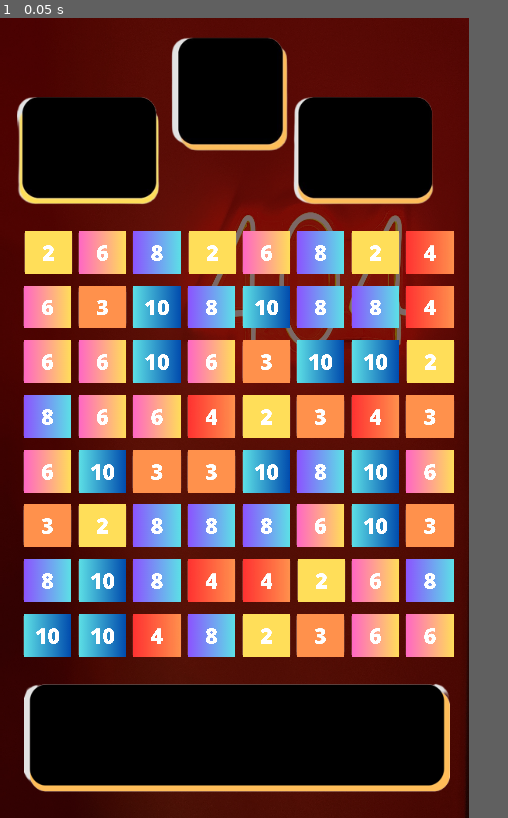
Above: before the commit, frame 1.
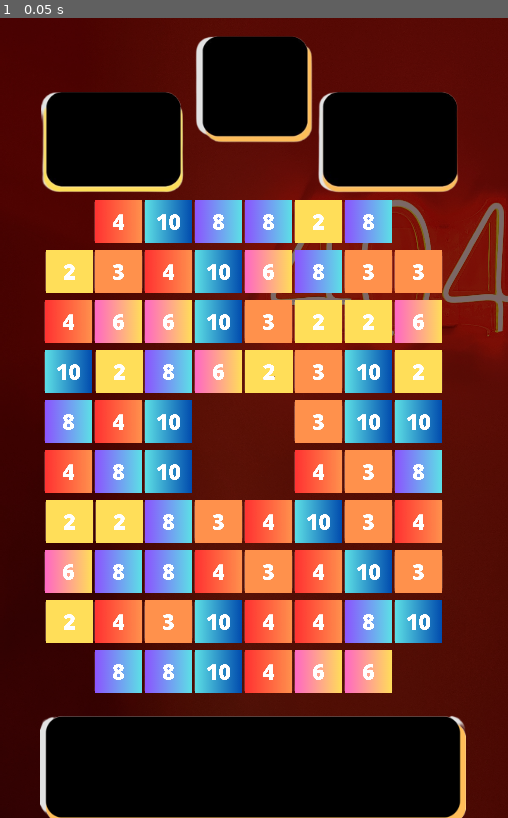
Above: after the commit, the same moment.

Repository: AARCOF/Play-To-Fail-Juego-en-Godot
Game: Godot game, scene res://Scenes/game_window.tscn
The game is run twice, just before and just after one commit, with the same random seed, the same clock (stepped at 60 frames per second) and the same inputs.
Inputs:
- Up to frame 1 (0.05 s): no input
In our replay, the window is 469x800 before the commit and 508x800 after it. These sizes can differ from the game's own. Grey fills any space a smaller window leaves; there, only what the larger window draws over its background counts as a difference.

The runs differ from the first frame. In frame 1, 58% of the frame differs, in the area x 3-100%, y 2-100%.

Commit message:
build_features

Diff:
--- a/Scenes/game_window.tscn
+++ b/Scenes/game_window.tscn
@@ -8,37 +8,37 @@
 [node name="game_window" type="Node2D"]
 
 [node name="Background" type="TextureRect" parent="."]
-margin_right = 40.0
-margin_bottom = 40.0
 
 [node name="Background" type="Sprite" parent="Background"]
 modulate = Color( 0.490196, 0.411765, 0.411765, 1 )
-position = Vector2( 242, 537 )
-scale = Vector2( 0.233704, 0.312807 )
+position = Vector2( 326.5, 519 )
+scale = Vector2( 0.273763, 0.311035 )
 texture = ExtResource( 1 )
 
-[node name="top_UI" type="TextureRect" parent="."]
-margin_left = 20.0
-margin_top = -59.0
-margin_right = 566.0
-margin_bottom = 398.0
+[node name="top_ui" type="TextureRect" parent="."]
+margin_left = 51.0
+margin_top = -55.0
+margin_right = 597.0
+margin_bottom = 373.0
 texture = ExtResource( 2 )
+expand = true
 
 [node name="bottom_UI" type="TextureRect" parent="."]
-margin_left = 30.0
-margin_top = 671.0
-margin_right = 581.0
-margin_bottom = 1128.0
+margin_left = 50.0
+margin_top = 712.0
+margin_right = 596.0
+margin_bottom = 1169.0
 texture = ExtResource( 3 )
 
 [node name="grid" type="Node2D" parent="."]
 script = ExtResource( 4 )
 width = 8
-height = 8
-x_start = 60
-y_start = 300
-offset = 70
+height = 10
+x_start = 87
+y_start = 837
+offset = 64
 y_offset = 5
+empty_spaces = PoolVector2Array( 0, 0, 7, 0, 0, 9, 7, 9, 3, 4, 4, 4, 3, 5, 4, 5 )
 
 [node name="destroy_timer" type="Timer" parent="."]
 wait_time = 0.15
--- a/Scripts/Piece.gd
+++ b/Scripts/Piece.gd
@@ -1,8 +1,10 @@
 extends Node2D
-var column: float = 0
-var row: float = 0
-var vec = Vector2(column, row)
+#var column: float = 0
+#var row: float = 0
+#var vec = Vector2(column, row)
+
 export (String) var color
+
 var move_tween
 var matched = false
 
@@ -12,12 +14,12 @@
 
 func move(target):
 	#función de la animación de piezas. Aquí también se puede añadir sonido depende al movimiento que se realice.
-	move_tween.interpolate_property(self, "position", position, target, 0.3, Tween.TRANS_BACK, Tween.EASE_OUT)
+	move_tween.interpolate_property(self, "position", position, target, .3, Tween.TRANS_BACK, Tween.EASE_OUT)
 	move_tween.start()
 
 func dim():
 	var sprite = get_node("Sprite")
-	sprite.modulate = Color(1, 1, 1, 0.5)
+	sprite.modulate = Color(1, 1, 1, .5)
 # Called every frame. 'delta' is the elapsed time since the previous frame.
 #func _process(delta):
 #	pass
--- a/grid.gd
+++ b/grid.gd
@@ -1,8 +1,8 @@
 extends Node2D
 
 #State Machine
-#enum{wait, move}
-#var state
+enum{wait, move}
+var state
 
 # Grid Variables
 export (int) var width
@@ -11,6 +11,9 @@
 export (int) var y_start
 export (int) var offset
 export (int) var y_offset
+
+#Obstaculos
+export (PoolVector2Array) var empty_spaces
 
 # Array de piezas
 var possible_pieces = [
@@ -30,6 +33,7 @@
 var piece_two = null
 var last_place = Vector2(0, 0)
 var last_direction = Vector2(0, 0)
+var move_checked = false
 
 # Interacción de las piezas
 var first_touch = Vector2(0, 0)
@@ -37,120 +41,143 @@
 var controlling = false
 
 func _ready():
-	#state = move
+	state = move
 	randomize()
 	all_pieces = make_2d_array()
 	spawn_pieces()
 
+func restricted_movement(place):
+	for i in empty_spaces.size():
+		if empty_spaces[i] == place:
+			return true
+	return false
+
+
 func make_2d_array():
 	var array = []
-	for i in range(width):
+	for i in width:
 		array.append([])
-		for j in range(height):
+		for j in height:
 			array[i].append(null)
 	return array
 
 func spawn_pieces():
 	for i in range(width):
 		for j in range(height):
-			var rand = rand_range(0, possible_pieces.size())
-			var piece = possible_pieces[rand].instance()
-			var loops = 0
-
-			while (match_at(i, j, piece.color) && loops < 100):
-				rand = rand_range(0, possible_pieces.size())
-				loops += 1
-				piece = possible_pieces[rand].instance()
-
-			add_child(piece)
-			piece.position = grid_to_pixel(i, j)
-			piece.column = i
-			piece.row = j
-			all_pieces[i][j] = piece
-
-func match_at(column, row, color):
-	var is_match = false
-
-	if column > 1:
-		if all_pieces[column - 1][row] != null && all_pieces[column - 2][row] != null:
-			if all_pieces[column - 1][row].color == color && all_pieces[column - 2][row].color == color:
-				is_match = true
-	if row > 1:
-		if all_pieces[column][row - 1] != null && all_pieces[column][row - 2] != null:
-			#if all_pieces[column][row - 1].color == color && all_pieces[column][row - 2].color == color:
-				is_match = true
-	return is_match
+			if !restricted_movement(Vector2(i, j)) && all_pieces[i][j] == null:
+				var rand = floor(rand_range(0, possible_pieces.size()));
+				var loops = 0;
+				var piece = possible_pieces[rand].instance();
+
+				while (match_at(i, j, piece.color) && loops < 100):
+					rand = rand_range(0, possible_pieces.size());
+					loops += 1;
+					piece = possible_pieces[rand].instance();
+
+				add_child(piece);
+				piece.position = grid_to_pixel(i, j)
+				all_pieces[i][j] = piece
+
+
+func match_at(i, j, color):
+	if i > 1:
+		if all_pieces[i-1][j] != null && all_pieces[i-2][j] != null:
+			if all_pieces[i - 1][j].color == color && all_pieces[i - 2][j].color == color:
+				return true;
+
+	if j > 1:
+		if all_pieces[i][j-1] != null && all_pieces[i][j-2] != null:
+			if all_pieces[i][j-1].color == color && all_pieces[i][j-2].color == color:
+				return true;
 
 func grid_to_pixel(column, row):
-	var new_x = x_start + offset * column
-	var new_y = y_start + offset * row
-	return Vector2(new_x, new_y)
+	var new_x = x_start + offset * column;
+	var new_y = y_start + -offset * row;
+	return Vector2(new_x, new_y);
 
 func pixel_to_grid(pixel_x, pixel_y):
-	var new_x = round((pixel_x - x_start) / offset)
-	var new_y = round((pixel_y - y_start) / offset)
-	return Vector2(new_x, new_y)
+	var new_x = round((pixel_x - x_start) / offset);
+	var new_y = round((pixel_y - y_start) / -offset);
+	return Vector2(new_x, new_y);
+	pass;
+
 
 func is_in_grid(grid_position):
 	if grid_position.x >= 0 && grid_position.x < width:
 		if grid_position.y >= 0 && grid_position.y < height:
-			return true
-	return false
+			return true;
+	return false;
+
 
 func touch_input():
 	if Input.is_action_just_pressed("ui_touch"):
 		if is_in_grid(pixel_to_grid(get_global_mouse_position().x, get_global_mouse_position().y)):
-			first_touch = pixel_to_grid(get_global_mouse_position().x, get_global_mouse_position().y)
+			first_touch = pixel_to_grid(get_global_mouse_position().x, get_global_mouse_position().y);
 			controlling = true
-	if Input.is_action_just_released("ui_touch") && controlling:
+
+	if Input.is_action_just_released("ui_touch"):
 		if is_in_grid(pixel_to_grid(get_global_mouse_position().x, get_global_mouse_position().y)) && controlling:
-			controlling = false
-			final_touch = pixel_to_grid(get_global_mouse_position().x, get_global_mouse_position().y )
-			touch_difference(first_touch, final_touch)
-
+			controlling = false;
+			final_touch = pixel_to_grid(get_global_mouse_position().x, get_global_mouse_position().y)
+			touch_difference(first_touch, final_touch);
 
 func swap_pieces(column, row, direction):
 	var first_piece = all_pieces[column][row]
 	var other_piece = all_pieces[column + direction.x][row + direction.y]
 	if first_piece != null && other_piece != null:
-#		state = wait
+		store_info(first_piece, other_piece, Vector2(column, row), direction)
+		state = wait
 		all_pieces[column][row] = other_piece
 		all_pieces[column + direction.x][row + direction.y] = first_piece
 		first_piece.move(grid_to_pixel(column + direction.x, row + direction.y))
 		other_piece.move(grid_to_pixel(column, row))
-		first_piece.column = column + direction.x
-		first_piece.row = row + direction.y
-		other_piece.column = column
-		other_piece.row = row
-	find_matches()
-
-#func swap_back():
-#	state = move
-#	print("Ok, no match")
+#		first_piece.column = column + direction.x
+#		first_piece.row = row + direction.y
+#		other_piece.column = column
+#		other_piece.row = row
+		if !move_checked:
+			find_matches()
+
+
+func store_info(first_piece, other_piece, place, direction):
+	piece_one = first_piece
+	piece_two = other_piece
+	last_place = place
+	last_direction = direction
+	pass
+
+
+func swap_back():
+	if piece_one != null && piece_two != null:
+		swap_pieces(last_place.x, last_place.y, last_direction)
+	state = move
+	move_checked = false
 
 
 func touch_difference(grid_1, grid_2):
-	var difference = grid_2 - grid_1
+	var difference = grid_2 - grid_1;
 	if abs(difference.x) > abs(difference.y):
 		if difference.x > 0:
-			swap_pieces(grid_1.x, grid_1.y, Vector2(1, 0))
+			swap_pieces(grid_1.x, grid_1.y, Vector2(1, 0));
 		elif difference.x < 0:
-			swap_pieces(grid_1.x, grid_1.y, Vector2(-1, 0))
+			swap_pieces(grid_1.x, grid_1.y, Vector2(-1, 0));
 	elif abs(difference.y) > abs(difference.x):
 		if difference.y > 0:
-			swap_pieces(grid_1.x, grid_1.y, Vector2(0, 1))
+			swap_pieces(grid_1.x, grid_1.y, Vector2(0, 1));
 		elif difference.y < 0:
-			swap_pieces(grid_1.x, grid_1.y, Vector2(0, -1))
+			swap_pieces(grid_1.x, grid_1.y, Vector2(0, -1));
+
 
 func _process(delta):
-#	if state == move:
+	if state == move:
 		touch_input()
 
 func find_matches():
-	for i in range(width):
-		for j in range(height):
+	for i in width:
+		for j in height:
 			if all_pieces[i][j] != null:
 				var current_color = all_pieces[i][j].color
+
 				#encuentra matches en el eje x
 				if i > 0 && i < width - 1:
 					if all_pieces[i - 1][j] != null && all_pieces[i + 1][j] != null:
@@ -161,6 +188,7 @@
 							all_pieces[i][j].dim()
 							all_pieces[i + 1][j].matched = true
 							all_pieces[i + 1][j].dim()
+
 				#encuentra matches en el eje y
 				if j > 0 && j < height - 1:
 					if all_pieces[i][j - 1] != null && all_pieces[i][j + 1] != null:
@@ -173,66 +201,82 @@
 							all_pieces[i][j + 1].dim()
 
 	get_parent().get_node("destroy_timer").start()
-	get_parent().get_node("refill_timer").start()
+
+#func destroy_matched():
+#	var was_matched = false
+#	for i in width:
+#		for j in height:
+#			if all_pieces[i][j] != null:
+#				if all_pieces[i][j].matched:
+#					was_matched = true
+#					all_pieces[i][j].queue_free()
+#					all_pieces[i][j] = null
+#	move_checked = true
+#	if was_matched:
+#		get_parent().get_node("collapse_timer").start()
+#	else:
+#		swap_back()
+
 
 func destroy_matched():
-#	var was_matched = false
-	for i in range(width):
-		for j in range(height):
+	var was_matched = false
+	for i in width:
+		for j in height:
 			if all_pieces[i][j] != null:
 				if all_pieces[i][j].matched:
-#					was_matched = true
+					was_matched = true
 					all_pieces[i][j].queue_free()
 					all_pieces[i][j] = null
-#					return was_matched
-#	if was_matched == true:
-	get_parent().get_node("collapse_timer").start()
-
-#	else:
-#		swap_back()
+
+	move_checked = true
+	if was_matched:
+		get_parent().get_node("collapse_timer").start()
+	else:
+		swap_back()
+
 
 func collapse_columns():
-	for i in range(width):
-		for j in range(height):
-			if all_pieces[i][j] == null:
-				for k in range(j - 0.99, height):
+	for i in width:
+		for j in height:
+			if all_pieces[i][j] == null && !restricted_movement(Vector2(i, j)):
+				for k in range(j + 1, height):
 					if all_pieces[i][k] != null:
 						all_pieces[i][k].move(grid_to_pixel(i, j))
 						all_pieces[i][j] = all_pieces[i][k]
 						all_pieces[i][k] = null
-					break
+						break
+	get_parent().get_node("refill_timer").start()
+
 
 func refill_colums():
-	for i in range(width):
-		for j in range(height):
-			if all_pieces[i][j] == null:
-				var rand = floor(rand_range(0, possible_pieces.size()))
-				var piece = possible_pieces[rand].instance()
-				var loops = 0
-
-				while (match_at(i, j, piece.color) && loops < 100):
-					rand = rand_range(0, possible_pieces.size())
-					loops += 1
-					piece = possible_pieces[rand].instance()
-
-				add_child(piece)
-				piece.position = grid_to_pixel(i, j - y_offset)
-				piece.move(grid_to_pixel(i, j))
-				piece.column = i
-				piece.row = j
-				all_pieces[i][j] = piece
+	for i in width:
+		for j in height:
+			if all_pieces[i][j] == null && !restricted_movement(Vector2(i, j)):
+				var rand = floor(rand_range(0, possible_pieces.size()));
+				var piece = possible_pieces[rand].instance();
+				var loops = 0;
+				while(match_at(i, j, piece.color) && loops < 100):
+					rand = floor(rand_range(0, possible_pieces.size()));
+					loops += 1;
+					piece = possible_pieces[rand].instance();
+
+				add_child(piece);
+				piece.position = grid_to_pixel(i, j + y_offset);
+				piece.move(grid_to_pixel(i,j))
+				all_pieces[i][j] = piece;
 	after_refill()
 
 
 func after_refill():
-	for i in range(width):
-		for j in range(height):
+	for i in width:
+		for j in height:
 			if all_pieces[i][j] != null:
-				if match_at(i, j, all_pieces[i][j]):
+				if match_at(i, j, all_pieces[i][j].color) or all_pieces[i][j].matched:
 					find_matches()
 					get_parent().get_node("destroy_timer").start()
 					return
-#	state = move
+	state = move
+	move_checked = false
 
 func _on_destroy_timer_timeout():
 	destroy_matched()
--- a/project.godot
+++ b/project.godot
@@ -25,10 +25,10 @@
 
 [display]
 
-window/size/width=600
+window/size/width=650
 window/size/height=1024
-window/size/test_width=400
-window/size/test_height=700
+window/size/test_width=288
+window/size/test_height=512
 window/stretch/mode="2d"
 window/stretch/aspect="keep_width"
 
@@ -43,6 +43,10 @@
 "events": [ Object(InputEventMouseButton,"resource_local_to_scene":false,"resource_name":"","device":0,"alt":false,"shi …(212 unchanged characters)…
  ]
 }
+
+[input_devices]
+
+pointing/emulate_touch_from_mouse=true
 
 [mono]
 
